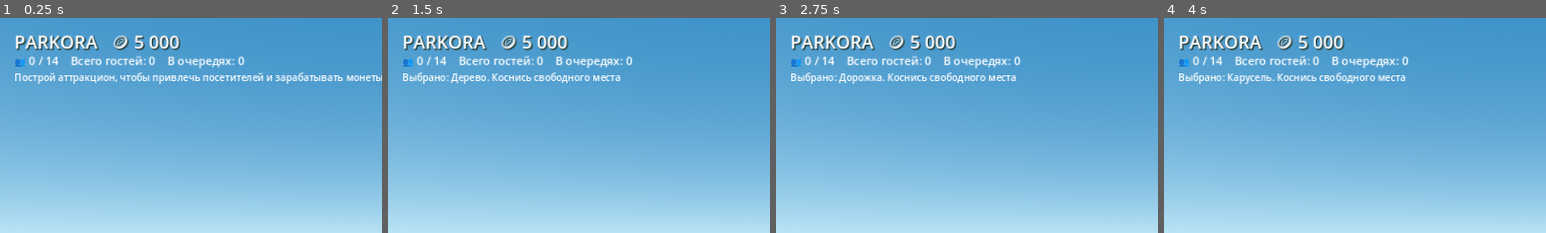
Above: before the commit, frames 1-4 (left to right).
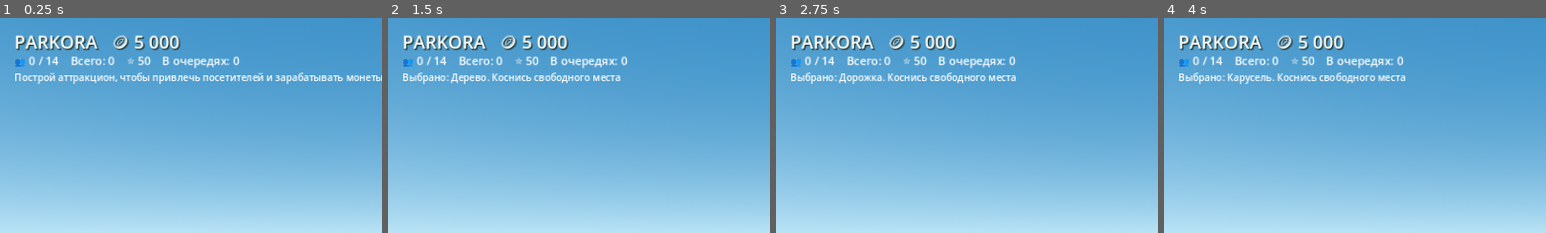
Above: after the commit, the same moments.

Repository: uchihabaha05-del/PARKORA
Game: Godot game, scene res://scenes/main.tscn
Two runs of this game, one before a commit and one after it. Both use one fixed random seed, a clock stepped at 60 frames per second and the inputs below.
Inputs:
- Up to frame 1 (0.25 s): no input
- Up to frame 2 (1.5 s): click "Карусель 🪙 1 200" at 0.5 s; click "Дерево 🪙 100" at 1.25 s
- Up to frame 3 (2.75 s): click "Дорожка 🪙 25" at 2 s
- Up to frame 4 (4 s): click "Отмена" at 2.75 s; click "Карусель 🪙 1 200" at 3.5 s
The pictures show only the part of the screen within x 0-50%, y 0-50%; the shares and areas given below are measured in that part.

The runs differ from the first frame. In frame 1, 1.0% of the frame differs, in the area x 27-64%, y 17-24%; in frame 2, 1.0%; in frame 3, 1.0%; in frame 4, 1.0%.

Commit message:
Add park rating, guest patience and demand feedback

Diff:
--- a/scripts/main.gd
+++ b/scripts/main.gd
@@ -22,6 +22,7 @@
 var spawn_timer := 1.0
 var total_visitors := 0
 var total_income := 0
+var park_rating := 50.0
 
 var grass_material: StandardMaterial3D
 var path_material: StandardMaterial3D
@@ -52,7 +53,7 @@
 	_animate_rides(delta)
 	spawn_timer -= delta
 	if spawn_timer <= 0.0:
-		spawn_timer = VISITOR_SPAWN_SECONDS
+		spawn_timer = _visitor_spawn_interval()
 		_spawn_visitor()
 
 
@@ -377,6 +378,10 @@
 				node.rotate_z(delta * 0.22)
 
 
+func _visitor_spawn_interval() -> float:
+	return lerpf(6.0, 2.5, park_rating / 100.0)
+
+
 func _spawn_visitor() -> void:
 	if visitors.size() >= MAX_VISITORS or rides.is_empty():
 		return
@@ -399,7 +404,7 @@
 		rides[target_index]["queue"] = queue
 		person.queue_free()
 		return
-	visitors.append({"node": person, "person_id": person.get_instance_id(), "target": target, "route": route, "route_index": 0, "route_queue_index": queue.size() - 1, "state": "walking", "wait": 0.0, "ride_index": target_index})
+	visitors.append({"node": person, "person_id": person.get_instance_id(), "target": target, "route": route, "route_index": 0, "route_queue_index": queue.size() - 1, "patience": 45.0, "state": "walking", "wait": 0.0, "ride_index": target_index})
 	coins += ENTRY_TICKET_PRICE
 	total_visitors += 1
 	total_income += ENTRY_TICKET_PRICE
@@ -538,6 +543,17 @@
 		elif visitor["state"] == "queued":
 			if queue_index < 0:
 				continue
+			visitor["patience"] -= delta
+			if visitor["patience"] <= 0.0:
+				_remove_visitor_from_queue(ride_index, person_id)
+				visitor["state"] = "leaving"
+				visitor["target"] = Vector3(0, 0, 16.0)
+				visitor["route"] = _find_path(person.position, visitor["target"])
+				visitor["route_index"] = 0
+				park_rating = maxf(0.0, park_rating - 4.0)
+				_update_hud()
+				_set_hint("Посетитель не дождался очереди. Рейтинг парка снизился")
+				continue
 			var target := _queue_position(ride_index, queue_index)
 			var direction: Vector3 = target - person.position
 			direction.y = 0.0
@@ -557,6 +573,7 @@
 				rides[ride_index]["busy"] = false
 				coins += RIDE_TICKET_PRICE
 				total_income += RIDE_TICKET_PRICE
+				park_rating = minf(100.0, park_rating + 1.5)
 				visitor["state"] = "leaving"
 				visitor["target"] = Vector3(0, 0, 16.0)
 				visitor["route"] = _find_path(person.position, visitor["target"])
@@ -674,7 +691,7 @@
 	if coins_label != null:
 		coins_label.text = "PARKORA   🪙 " + _format_number(coins)
 	if visitors_label != null:
-		visitors_label.text = "👥 " + str(visitors.size()) + " / " + str(MAX_VISITORS) + "    Всего гостей: " + str(total_visitors) + "    В очередях: " + str(_total_queued_visitors())
+		visitors_label.text = "👥 " + str(visitors.size()) + " / " + str(MAX_VISITORS) + "    Всего: " + str(total_visitors) + "    ⭐ " + str(roundi(park_rating)) + "    В очередях: " + str(_total_queued_visitors())
 
 
 func _total_queued_visitors() -> int:
